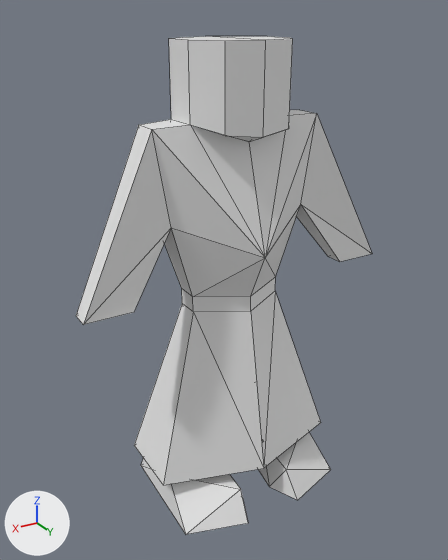
The Blender file img sources/Blender/hero.blend: old version first, new version second.
Rendered twice from a 50 mm lens placed at (8.08, 14.41, 13.22), pointed at (0.02, 0.97, 6.5). The lights are fixed; the arrows at lower left show +X, +Y and +Z. Mesh edges are drawn as thin lines.

Script lines for the objects in view, before the commit:
```python
me_plane = bpy.data.meshes.new('Plane')
me_plane.from_pydata(...)  # 50 vertices, 51 faces; spans x 0.0..4.4, y 0.7..57.6, z -3.0..1.1
ob_plane = bpy.data.objects.new('Plane', me_plane)
ob_plane.location = (-0.46, 0.0, -0.42)
ob_plane.rotation_euler = (1.571, 0.0, 0.0)  # degrees (90, 0, 0)
ob_plane.scale = (1.05, 0.227, 1.0)
_m = ob_plane.modifiers.new('Mirror', 'MIRROR')
```
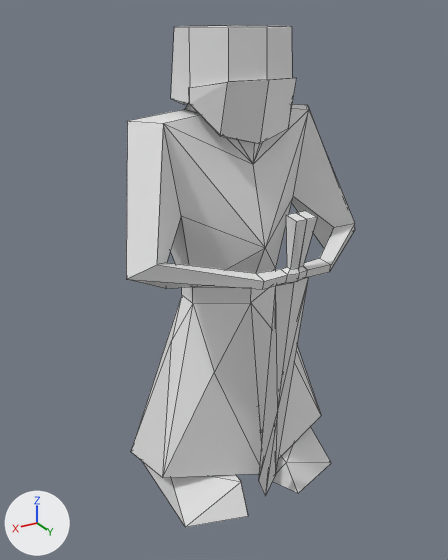
What changed in the scene script:
```text
Change me_plane:
    used by ob_plane; location = (-0.46, 0.0, -0.42); rotation_euler = (1.571, 0.0, 0.0), in degrees (90, 0, 0); scale = (1.05, 0.227, 1.0)
    remove me_plane.from_pydata(...)  # 50 vertices, 51 faces; spans x 0.0..4.4, y 0.7..57.6, z -3.0..1.1
    add me_plane.from_pydata(...)  # 95 vertices, 98 faces; spans x 0.0..3.4, y 1.7..58.8, z -3.8..1.1
    me_plane part 1: the loose piece of 14 vertices spanning x 0.4..2.5, y 0.7..11.1, z -3.0..0.9 is moved by (0.0, 1.2, 0.0)
    me_plane part 2: the loose piece of 36 vertices spanning x 0.0..4.4, y 5.9..57.6, z -2.5..1.1 is rebuilt with 81 vertices and now spans x 0.0..3.4, y 1.7..58.8, z -3.8..1.1
```

Location of each change, [x1, y1, x2, y2] in pixels of the pictures (448 x 560 px; the box of a moved part takes in the faces that stretch with it):
'Plane', reshaped (23% narrower)
    before: [76, 36, 372, 534]
    after: [126, 25, 355, 527]
part 1 of me_plane, moved or reshaped
    before: [141, 381, 331, 534]
    after: [142, 378, 331, 527]
part 2 of me_plane, rebuilt
    before: [76, 36, 372, 485]
    after: [126, 25, 355, 495]
